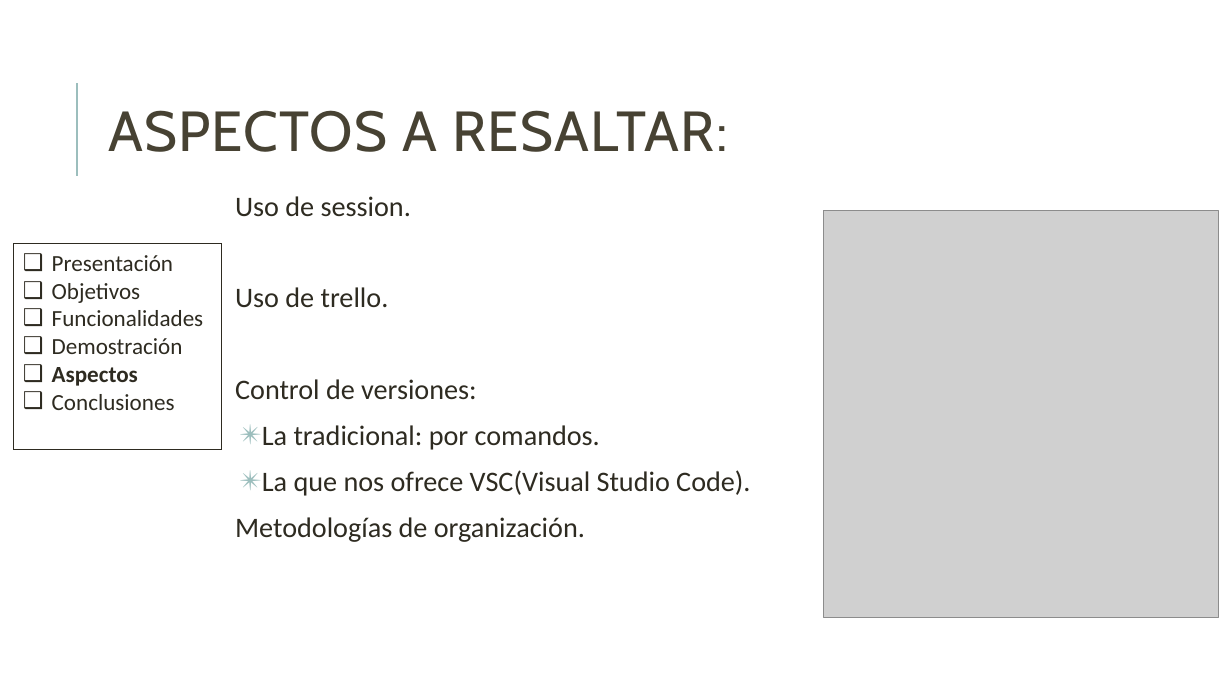
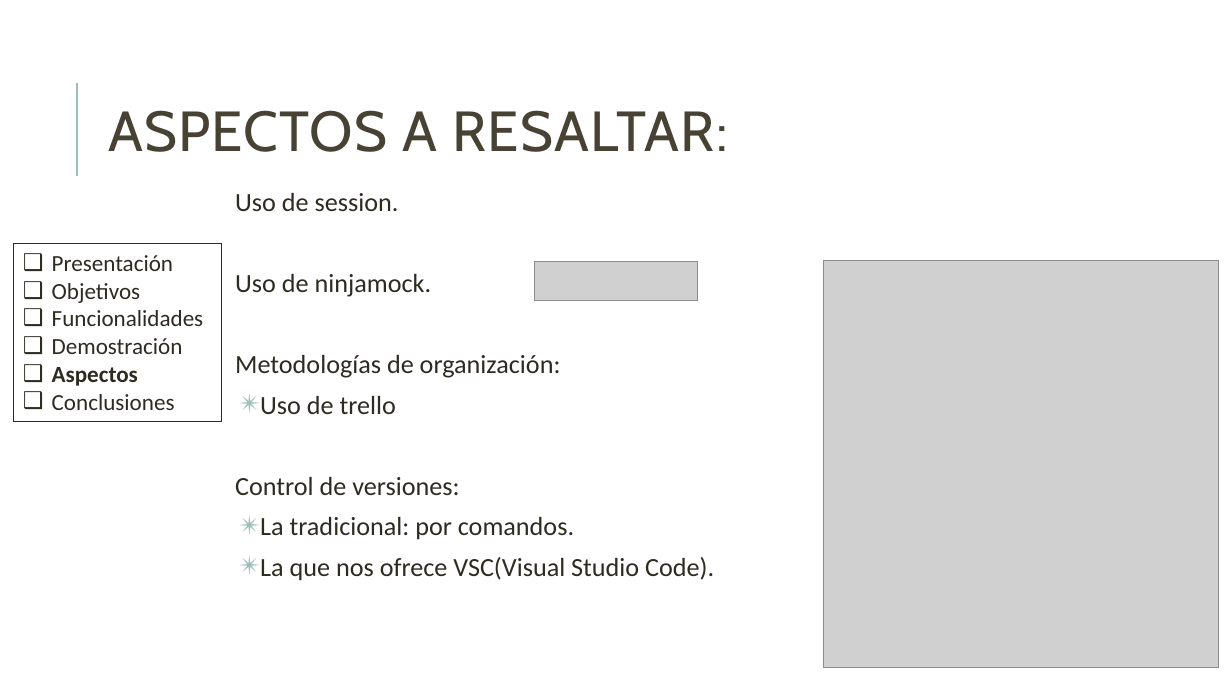
Before and after one commit to danielallhoff/M17-G4-AirDSS, a slide deck: slide 25 of AIRDSS.pptx (slide 26 before the commit). Drawn at 1232x693 pixels with LibreOffice and Linux fonts; fonts in the diff are those of the drawing; grey boxes stand for pictures. Boxes give left, top, right and bottom in pixels: in the first picture for what was removed or moved away, otherwise in the second. Text is boxed around its words. In the diff, an @@ line names an element or a change of style, - is before the commit and + after.

```diff
--- a/AIRDSS.pptx
+++ b/AIRDSS.pptx
@@ text at [235, 193, 714, 581]: size 22 to 20.4 pt in "Uso de session.", "Control de versiones:", "La tradicional: por comandos.", "La que nos ofrece VSC(Visual Studio Code)."; line spacing 0.9 to 0.8 @@
@@ rectangle "Presentación": place and size @@
-rectangle "Presentación" at [14, 244, 222, 449]
+rectangle "Presentación" at [14, 244, 222, 421]
@@ picture added at [534, 262, 698, 301] @@
@@ picture: place and size @@
-picture at [823, 211, 1218, 617]
+picture at [823, 261, 1218, 667]
@@ text at [235, 274, 561, 414]: text changed; size 22 to 20.4 pt @@
-  Uso de trello.
+  Uso de ninjamock.
+  Metodologías de organización:
+  ✴ Uso de trello
@@ text at [235, 517, 585, 542]: paragraph removed @@
-  Metodologías de organización.
```
Also in this commit, not shown: 7 other slides changed, 1 slide removed, 1 other file.
